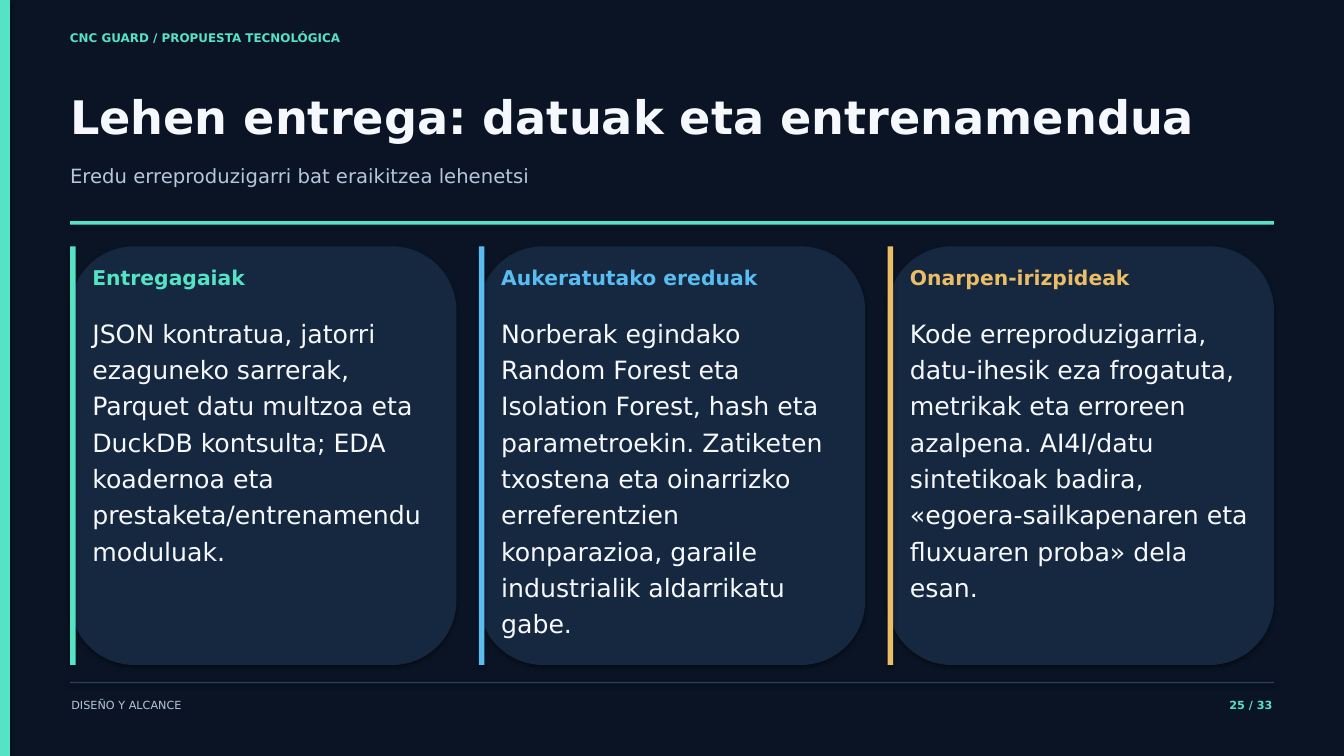
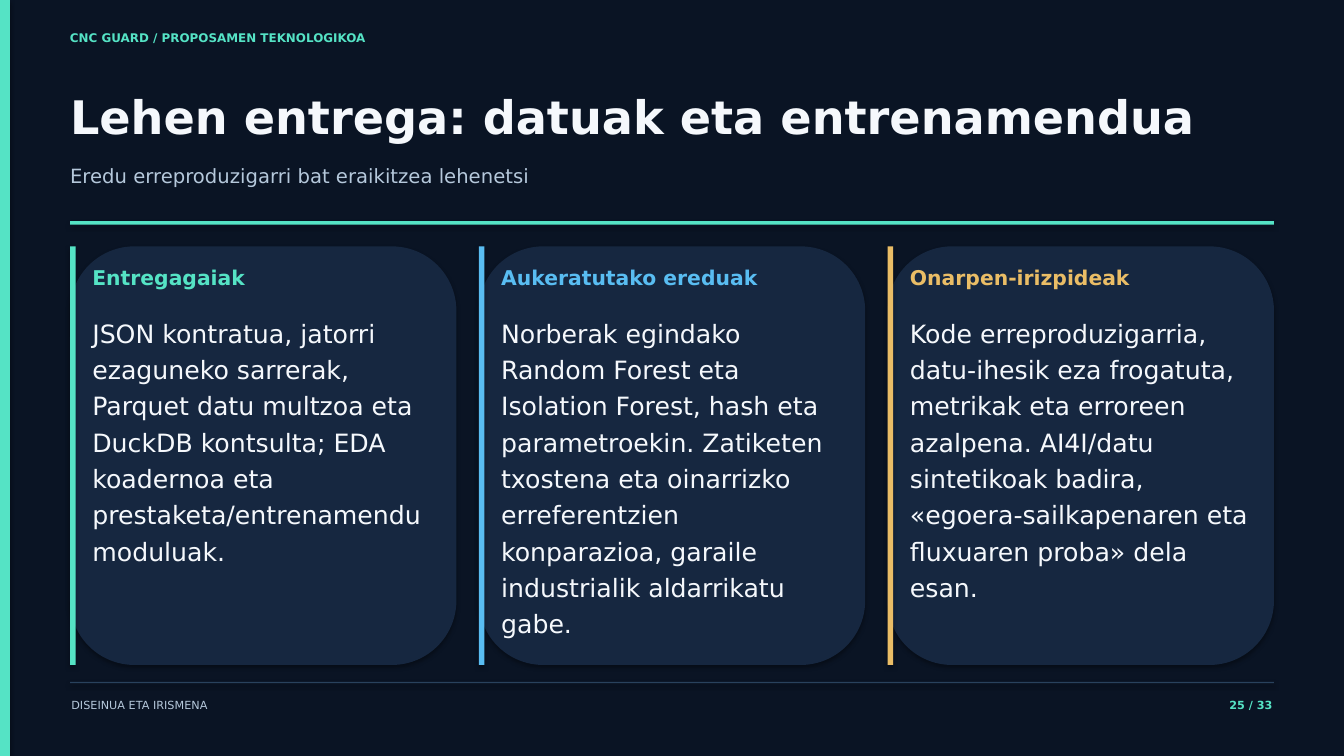
Before and after one commit to tears-mysthrala/aabd-bigdata, a slide deck: slide 25 of 01_Erronka1_CNC_Guard/soluzioak/Presentacion_Tecnologias/CNC_Guard_Tecnologias_EU.pptx. Drawn at 1344x756 pixels with LibreOffice and Linux fonts; fonts in the diff are those of the drawing. Boxes give left, top, right and bottom in pixels: in the first picture for what was removed or moved away, otherwise in the second. Text is boxed around its words. In the diff, an @@ line names an element or a change of style, - is before the commit and + after.

```diff
--- a/01_Erronka1_CNC_Guard/soluzioak/Presentacion_Tecnologias/CNC_Guard_Tecnologias_EU.pptx
+++ b/01_Erronka1_CNC_Guard/soluzioak/Presentacion_Tecnologias/CNC_Guard_Tecnologias_EU.pptx
@@ text at [70, 33, 365, 42]: text changed @@
-CNC GUARD / PROPUESTA TECNOLÓGICA
+CNC GUARD / PROPOSAMEN TEKNOLOGIKOA
@@ text at [71, 700, 207, 709]: text changed @@
-DISEÑO Y ALCANCE
+DISEINUA ETA IRISMENA
```
Also in this commit, not shown: 32 other slides changed, 2 other files.
